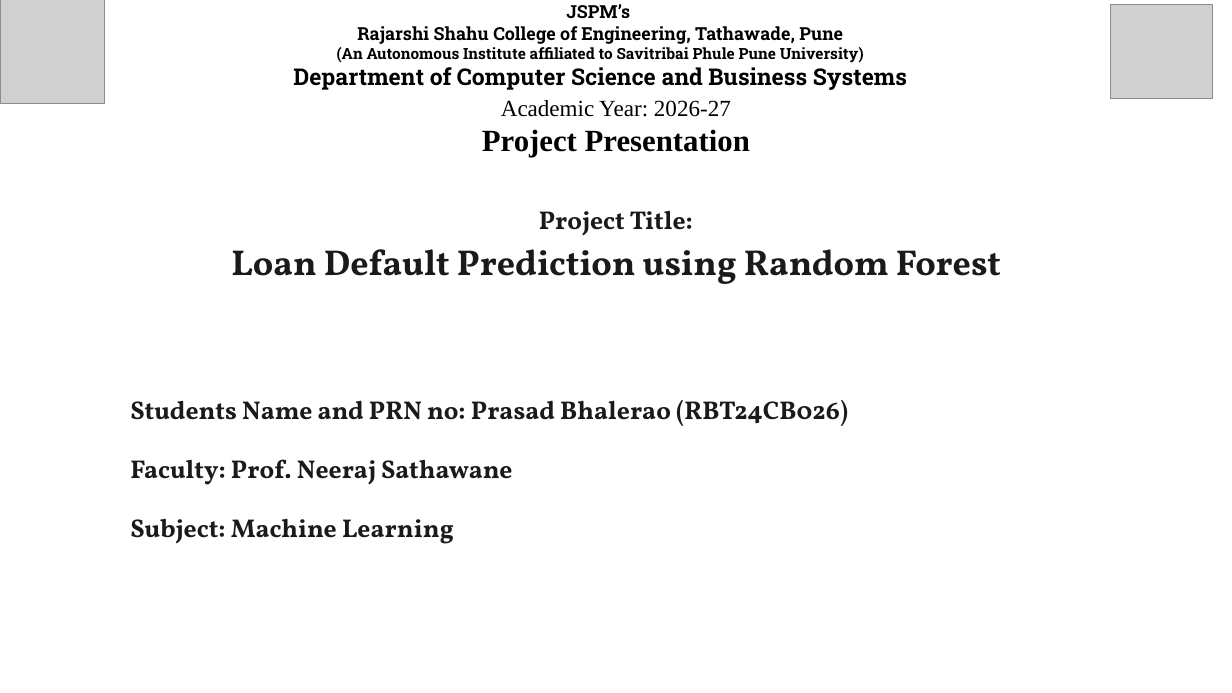
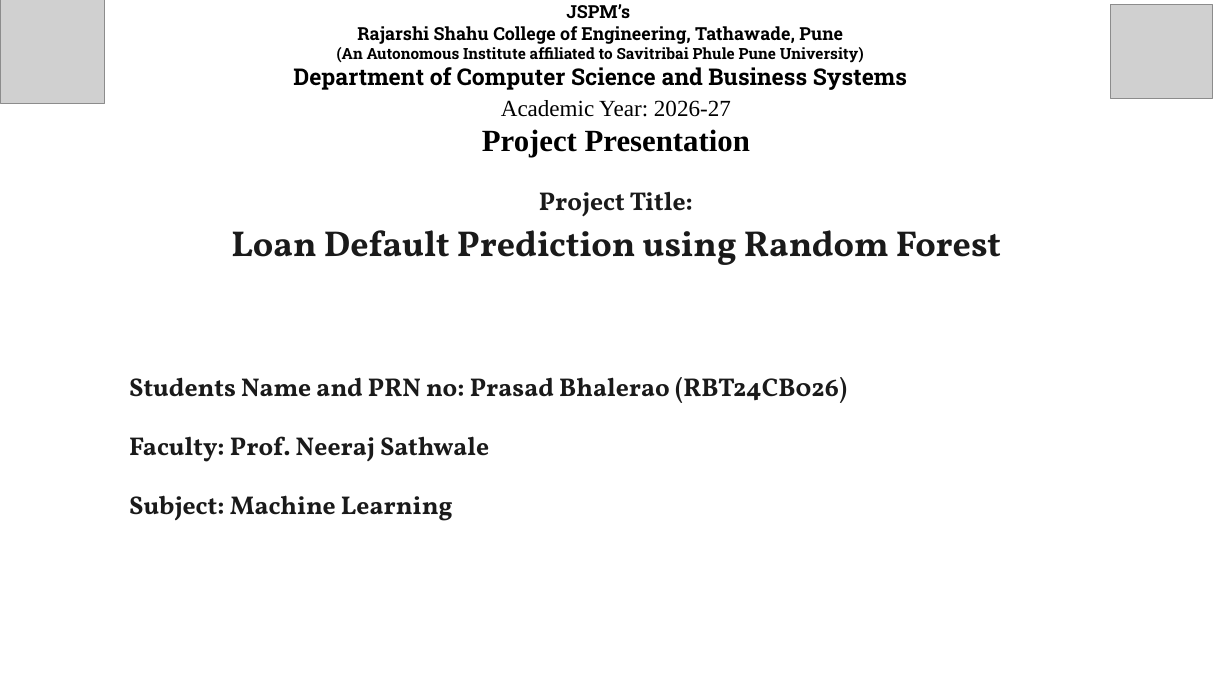
Before and after one commit to prasadbhalerao1/ML_Project, a slide deck: slide 1 of dev/deck/Loan_Default_Prediction_Seminar.pptx. Drawn at 1232x693 pixels with LibreOffice and Linux fonts; fonts in the diff are those of the drawing; grey boxes stand for pictures. Boxes give left, top, right and bottom in pixels: in the first picture for what was removed or moved away, otherwise in the second. Text is boxed around its words. In the diff, an @@ line names an element or a change of style, - is before the commit and + after.

```diff
--- a/dev/deck/Loan_Default_Prediction_Seminar.pptx
+++ b/dev/deck/Loan_Default_Prediction_Seminar.pptx
@@ text "Project Title:": place and size @@
-text "Project Title:" at (231,210,1001,284)
+text "Project Title:" at (231,191,1001,265)
@@ text "Students Name and PRN no: ...": place and size @@
-text "Students Name and PRN no: ..." at (130,400,848,544)
+text "Students Name and PRN no: ..." at (129,377,847,521)
@@ text at (129,436,489,462): text changed @@
-Faculty: Prof. Neeraj Sathawane
+Faculty: Prof. Neeraj Sathwale
```
Also in this commit, not shown: 3 other slides changed, 8 other files.
